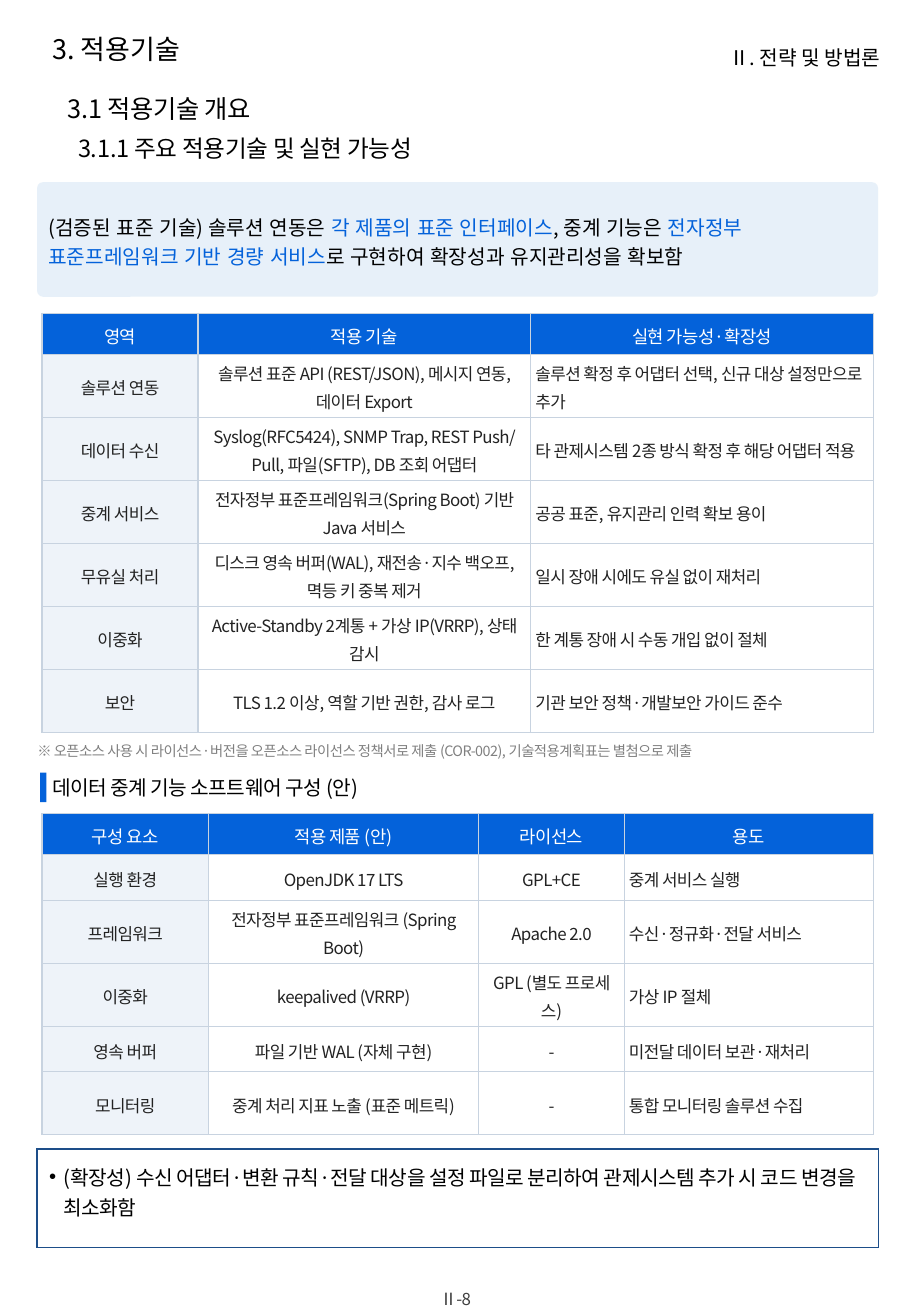
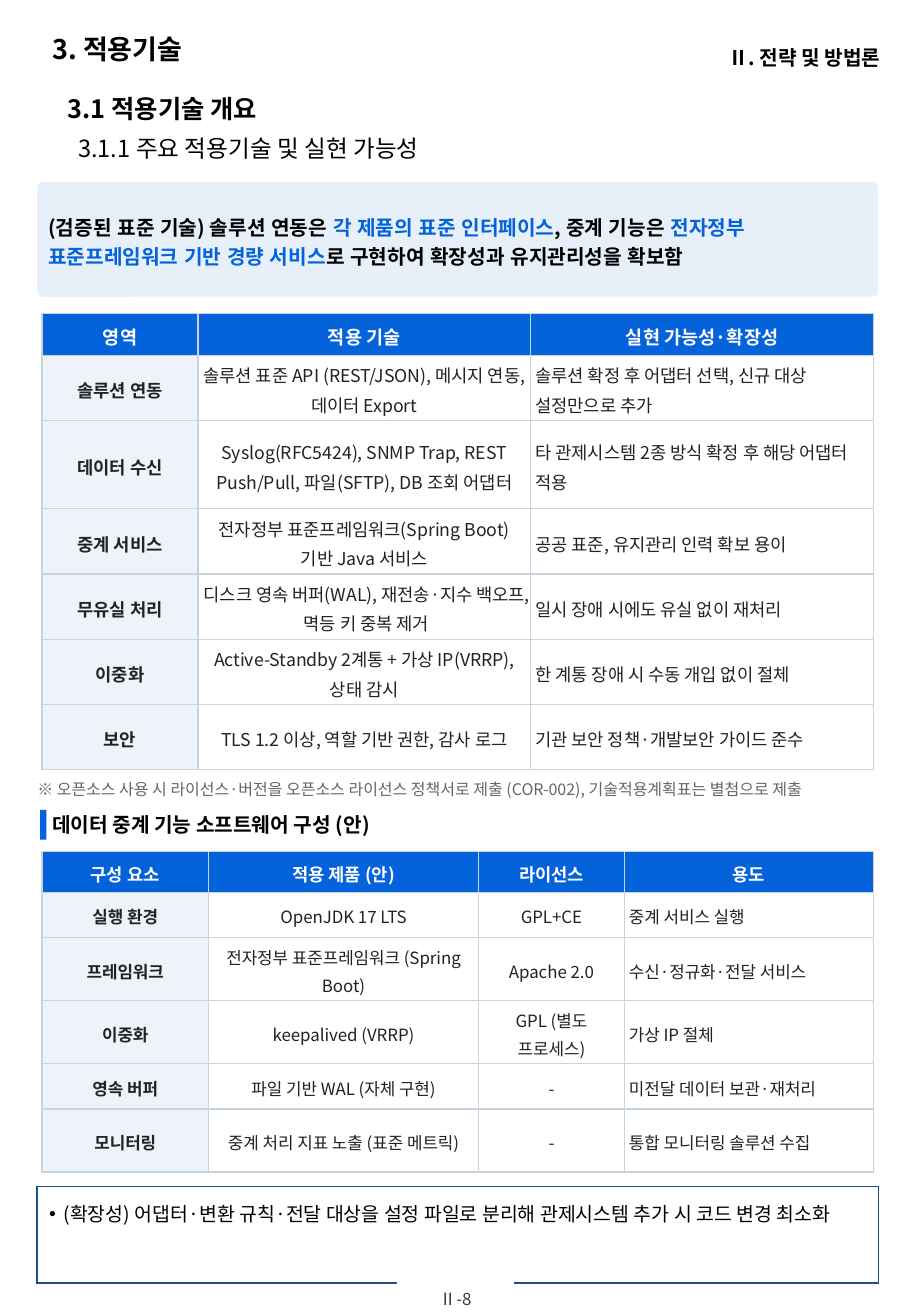
Before and after one commit to hwangsteeve-tech/hbjw, a slide deck: slide 18 of proposals/2026-10_kcg-aiops-relay/kcg_proposal.pptx. Drawn at 911x1316 pixels with LibreOffice and Linux fonts; fonts in the diff are those of the drawing; background and template pictures are left out. Boxes give left, top, right and bottom in pixels: in the first picture for what was removed or moved away, otherwise in the second. Text is boxed around its words. In the diff, an @@ line names an element or a change of style, - is before the commit and + after.

```diff
--- a/proposals/2026-10_kcg-aiops-relay/kcg_proposal.pptx
+++ b/proposals/2026-10_kcg-aiops-relay/kcg_proposal.pptx
@@ text "3.1 적용기술 개요" at (x1=68, y1=96, x2=257, y2=121): letter spacing -0.2 to 0 pt, bold on @@
@@ text "3.1.1 주요 적용기술 및 실현 ..." at (x1=78, y1=137, x2=418, y2=159): letter spacing -0.2 to 0 pt @@
@@ bold on in 3 elements at (x1=52, y1=36, x2=182, y2=62), (x1=728, y1=48, x2=881, y2=67), (x1=38, y1=182, x2=878, y2=296) @@
@@ table at (x1=43, y1=313, x2=873, y2=770) @@
@@ size 10.5 to 11 pt in "영역", "적용 기술", "실현 가능성·확장성" @@
@@ letter spacing -0.3 to 0 pt, size 10 to 10.5 pt @@
@@ bold on in "영역", "적용 기술", "실현 가능성·확장성", "솔루션 연동" and 5 more places @@
@@ text "※ 오픈소스 사용 시 라이선스·버전을 ..." at (x1=57, y1=781, x2=801, y2=798): size 8.5 to 9.5 pt, text colour #808080 to #666666, letter spacing -0.3 to 0 pt @@
@@ text "데이터 중계 기능 소프트웨어 구성 ..." at (x1=52, y1=815, x2=370, y2=836): letter spacing -0.3 to 0 pt, bold on @@
@@ rectangle moved from (x1=40, y1=773, x2=46, y2=802) to (x1=40, y1=810, x2=46, y2=839) @@
@@ table at (x1=43, y1=851, x2=875, y2=1172) @@
@@ letter spacing -0.3 to 0 pt @@
@@ bold on in "구성 요소", "적용 제품 (안)", "라이선스", "용도" and 5 more places @@
@@ table moved from (x1=43, y1=814, x2=875, y2=1134) to (x1=43, y1=851, x2=875, y2=1172) @@
@@ 2 texts, 1 rectangle moved together from (x1=38, y1=744, x2=879, y2=1247) to (x1=38, y1=781, x2=879, y2=1283) @@
@@ text at (x1=64, y1=1204, x2=831, y2=1225): text changed; size 12 to 11.5 pt @@
-• (확장성) 수신 어댑터·변환 규칙·전달 대상을 설정 파일로 분리하여 관제시스템 추가 시 코드 변경을 최소화함
+• (확장성) 어댑터·변환 규칙·전달 대상을 설정 파일로 분리해 관제시스템 추가 시 코드 변경 최소화
@@ text "Ⅱ-8" at (x1=439, y1=1292, x2=471, y2=1305): letter spacing -0.3 to 0 pt @@
```
Also in this commit, not shown: 53 other slides changed, 19 other files.
